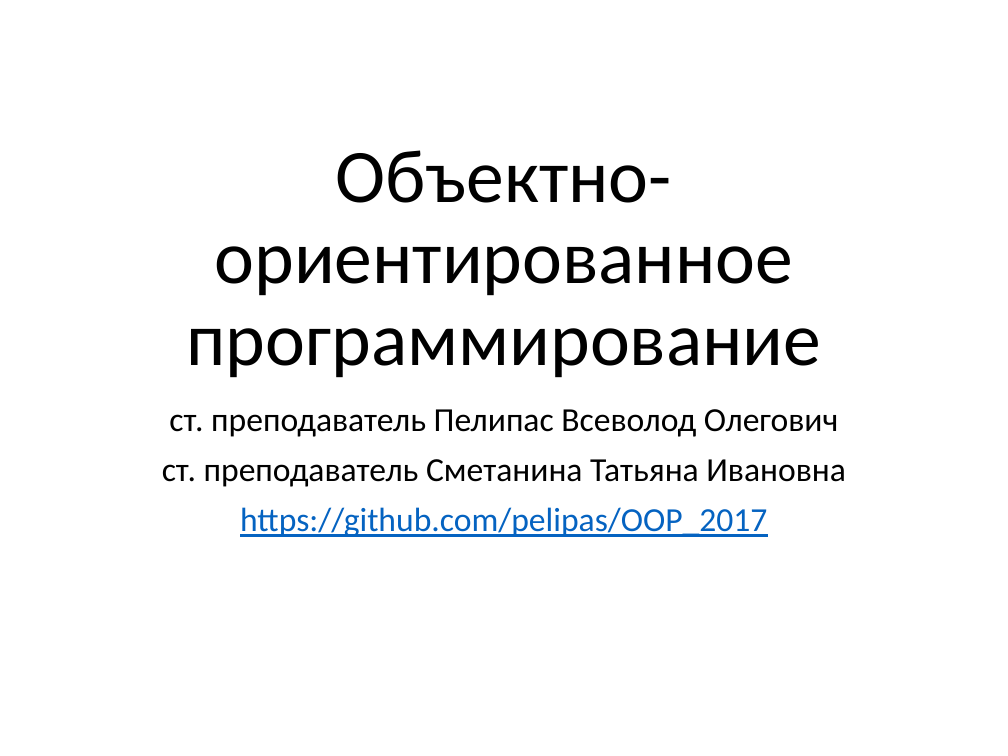
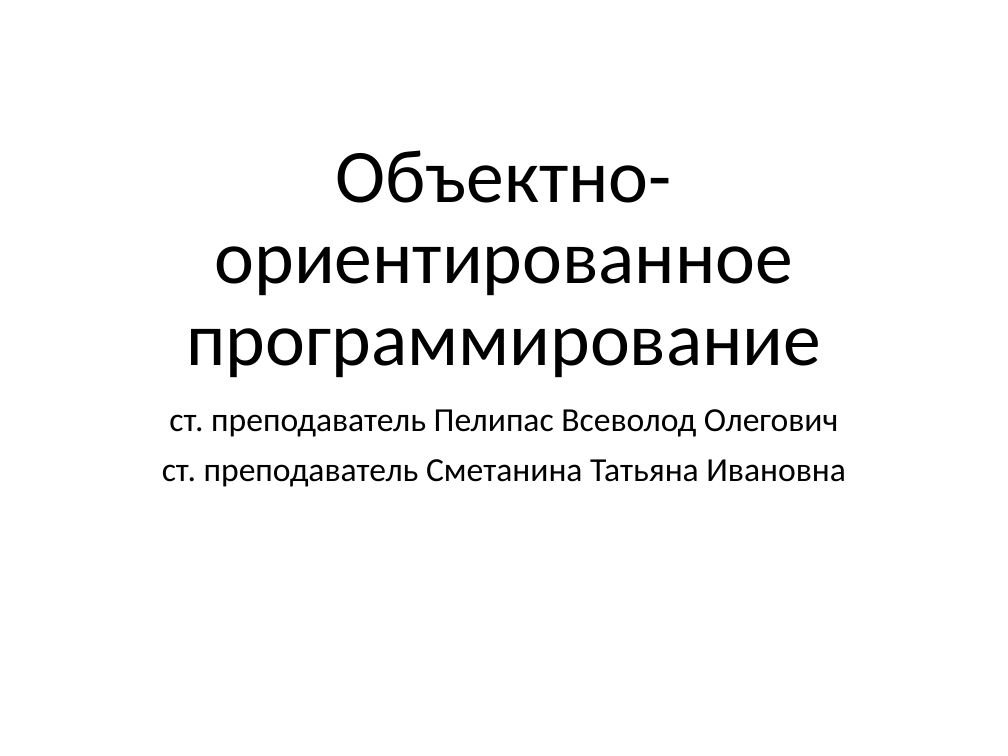
Before and after one commit to pelipas/OOP_2017, a slide deck: slide 1 of 01 Вводная.pptx. Drawn at 1008x756 pixels with LibreOffice and Linux fonts; fonts in the diff are those of the drawing. Boxes give left, top, right and bottom in pixels: in the first picture for what was removed or moved away, otherwise in the second. Text is boxed around its words. In the diff, an @@ line names an element or a change of style, - is before the commit and + after.

```diff
--- a/01 Вводная.pptx
+++ b/01 Вводная.pptx
@@ subtitle at box(240, 507, 767, 537): paragraph removed @@
-https://github.com/pelipas/OOP_2017
```
Also in this commit, not shown: 2 other slides changed.
